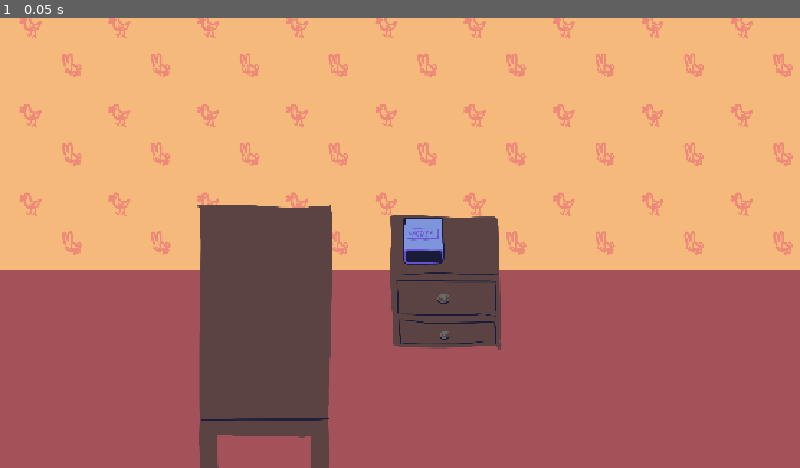
Above: before the commit, frame 1.
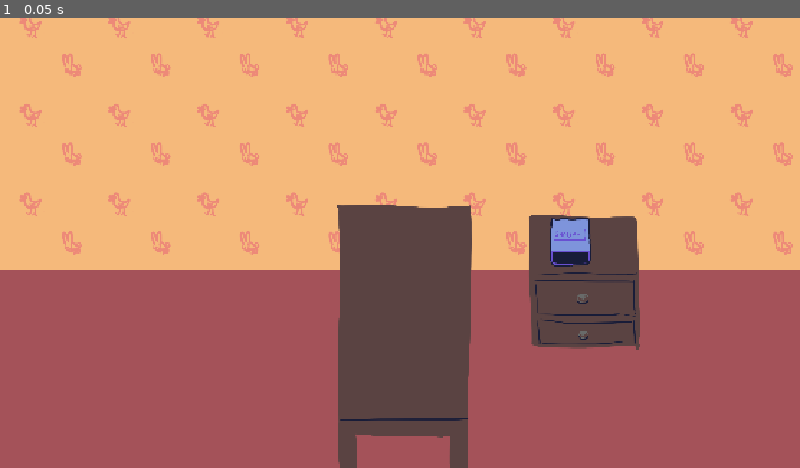
Above: after the commit, the same moment.

Repository: harperstoeckle/be_late_for_work
Game: Godot game, scene res://scenes/main.tscn
Two runs of this game, one before a commit and one after it. Both use one fixed random seed, a clock stepped at 60 frames per second and the inputs below. Sound files missing from this copy of the repository are replaced by a short silence.
Inputs:
- Up to frame 1 (0.05 s): no input

The runs differ from the first frame. In frame 1, 20% of the frame differs, in the area x 24-80%, y 41-100%.

Commit message:
Make the alarm clock into its own scene

Diff:
--- a/project.godot
+++ b/project.godot
@@ -18,6 +18,7 @@
 [audio]
 
 buses/default_bus_layout="uid://dmnf25j3bacf7"
+general/2d_panning_strength=2.0
 
 [debug]
 
--- /dev/null
+++ b/scenes/alarm_clock.tscn
@@ -0,0 +1,26 @@
+[gd_scene format=3 uid="uid://dlnfp1yuddaim"]
+
+[ext_resource type="Script" uid="uid://dod7boa7u822u" path="res://scripts/alarm_clock.gd" id="1_funxo"]
+[ext_resource type="Texture2D" uid="uid://bjx12s0xev8j4" path="res://textures/alarm_clock_base.png" id="2_i6n2i"]
+[ext_resource type="AudioStream" uid="uid://dvth52y5t68sx" path="res://audio/608881__leetsounds__beep.wav" id="2_mdlvu"]
+[ext_resource type="Script" uid="uid://bt1xo6t2h80c1" path="res://scripts/effect_spawner.gd" id="3_mdlvu"]
+[ext_resource type="PackedScene" uid="uid://co6v2hjfm2mh" path="res://scenes/effects/beep.tscn" id="4_32agw"]
+
+[node name="AlarmClock" type="Node2D" unique_id=907858564]
+script = ExtResource("1_funxo")
+
+[node name="BeepPlayer" type="AudioStreamPlayer2D" parent="." unique_id=537755135]
+stream = ExtResource("2_mdlvu")
+volume_db = -25.0
+max_polyphony = 4
+bus = &"Sound Effects"
+
+[node name="AlarmClockBase" type="Sprite2D" parent="." unique_id=99045486]
+scale = Vector2(0.3, 0.3)
+texture = ExtResource("2_i6n2i")
+
+[node name="BeepEffectSpawner" type="Node2D" parent="." unique_id=1519662101]
+unique_name_in_owner = true
+position = Vector2(0, 25)
+script = ExtResource("3_mdlvu")
+scene = ExtResource("4_32agw")
--- a/scenes/main.tscn
+++ b/scenes/main.tscn
@@ -3,32 +3,23 @@
 [ext_resource type="Script" uid="uid://bcq5ie2lvyknm" path="res://scripts/main.gd" id="1_o5qli"]
 [ext_resource type="AudioStream" uid="uid://b2k2v5uuuq5kl" path="res://music/a.ogg" id="2_0wfyh"]
 [ext_resource type="AudioStream" uid="uid://laoq50q70mre" path="res://audio/250552__druminfected__metronome.wav" id="3_sugp2"]
-[ext_resource type="AudioStream" uid="uid://dvth52y5t68sx" path="res://audio/608881__leetsounds__beep.wav" id="4_jyhfs"]
 [ext_resource type="AudioStream" uid="uid://d3k8a2chpsol5" path="res://audio/525179__sophia_c__plastic-impact-2-hit-with-axe.wav" id="5_tbgi4"]
 [ext_resource type="AudioStream" uid="uid://drxytpokc1apa" path="res://audio/193676__deleted_user_2814878__gatedenied.wav" id="6_tefeu"]
 [ext_resource type="Texture2D" uid="uid://dpr8arjjs4whb" path="res://textures/wallpaper.png" id="7_o6xl0"]
 [ext_resource type="Texture2D" uid="uid://c1nm57vw33doy" path="res://textures/nightstand.png" id="8_85g3d"]
-[ext_resource type="Texture2D" uid="uid://bjx12s0xev8j4" path="res://textures/alarm_clock_base.png" id="8_tipki"]
+[ext_resource type="PackedScene" uid="uid://dlnfp1yuddaim" path="res://scenes/alarm_clock.tscn" id="9_85g3d"]
 [ext_resource type="Texture2D" uid="uid://c01vnjc1o5o3o" path="res://textures/bed_base.png" id="10_choun"]
-[ext_resource type="Script" uid="uid://bt1xo6t2h80c1" path="res://scripts/effect_spawner.gd" id="10_eb6dy"]
-[ext_resource type="PackedScene" uid="uid://co6v2hjfm2mh" path="res://scenes/effects/beep.tscn" id="11_trceg"]
 
 [node name="Main" type="Node2D" unique_id=1497394274]
 script = ExtResource("1_o5qli")
 
 [node name="MusicPlayer" type="AudioStreamPlayer" parent="." unique_id=1710577053]
 stream = ExtResource("2_0wfyh")
-volume_db = 7.0
+volume_db = 10.0
 bus = &"Music"
 
 [node name="MetronomePlayer" type="AudioStreamPlayer" parent="." unique_id=1175571940]
 stream = ExtResource("3_sugp2")
-volume_db = -25.0
-max_polyphony = 4
-bus = &"Sound Effects"
-
-[node name="BeepPlayer" type="AudioStreamPlayer" parent="." unique_id=949570266]
-stream = ExtResource("4_jyhfs")
 volume_db = -25.0
 max_polyphony = 4
 bus = &"Sound Effects"
@@ -64,22 +55,14 @@
 color = Color(0.6431373, 0.32156864, 0.34901962, 1)
 
 [node name="Nightstand" type="Sprite2D" parent="." unique_id=1406322094]
-position = Vector2(642.4, 375.4)
+position = Vector2(842.4, 375.4)
 scale = Vector2(0.4, 0.4)
 texture = ExtResource("8_85g3d")
 
-[node name="AlarmClockBase" type="Sprite2D" parent="." unique_id=1383037053]
-position = Vector2(610.4, 319.4)
-scale = Vector2(0.3, 0.3)
-texture = ExtResource("8_tipki")
-
-[node name="BeepEffectSpawner" type="Node2D" parent="." unique_id=1491709170]
-unique_name_in_owner = true
-position = Vector2(610, 345)
-script = ExtResource("10_eb6dy")
-scene = ExtResource("11_trceg")
-
 [node name="BedBase" type="Sprite2D" parent="." unique_id=540930035]
-position = Vector2(383, 464)
+position = Vector2(583, 464.00003)
 scale = Vector2(0.4, 0.4)
 texture = ExtResource("10_choun")
+
+[node name="AlarmClock" parent="." unique_id=907858564 instance=ExtResource("9_85g3d")]
+position = Vector2(822.00006, 321)
--- /dev/null
+++ b/scripts/alarm_clock.gd
@@ -0,0 +1,11 @@
+class_name AlarmClock
+extends Node2D
+
+
+@onready var _beep_player: AudioStreamPlayer2D = $BeepPlayer
+@onready var _beep_effect_spawner: EffectSpawner = %BeepEffectSpawner
+
+
+func beep() -> void:
+	_beep_player.play()
+	_beep_effect_spawner.spawn()
--- a/scripts/main.gd
+++ b/scripts/main.gd
@@ -31,10 +31,9 @@
 
 @onready var _music_player: AudioStreamPlayer = $MusicPlayer
 @onready var _metronome_player: AudioStreamPlayer = $MetronomePlayer
-@onready var _beep_player: AudioStreamPlayer = $BeepPlayer
 @onready var _snooze_player: AudioStreamPlayer = $SnoozePlayer
 @onready var _miss_player: AudioStreamPlayer = $MissPlayer
-@onready var _beep_effect_spawner: EffectSpawner = %BeepEffectSpawner
+@onready var _alarm_clock: AlarmClock = $AlarmClock
 
 
 var _next_subdivision_to_handle: int = 0
@@ -108,8 +107,7 @@
 	if _alarm_start_subdiv < 0: return
 
 	if subdiv - _alarm_start_subdiv in alarm_beep_pattern:
-		_beep_effect_spawner.spawn()
-		_beep_player.play()
+		_alarm_clock.beep()
 
 # Get the total amount of playback time since the current music was started (this accounts for loops).
 func _get_total_playback_time() -> float:
Not shown, added: scripts/alarm_clock.gd.uid
